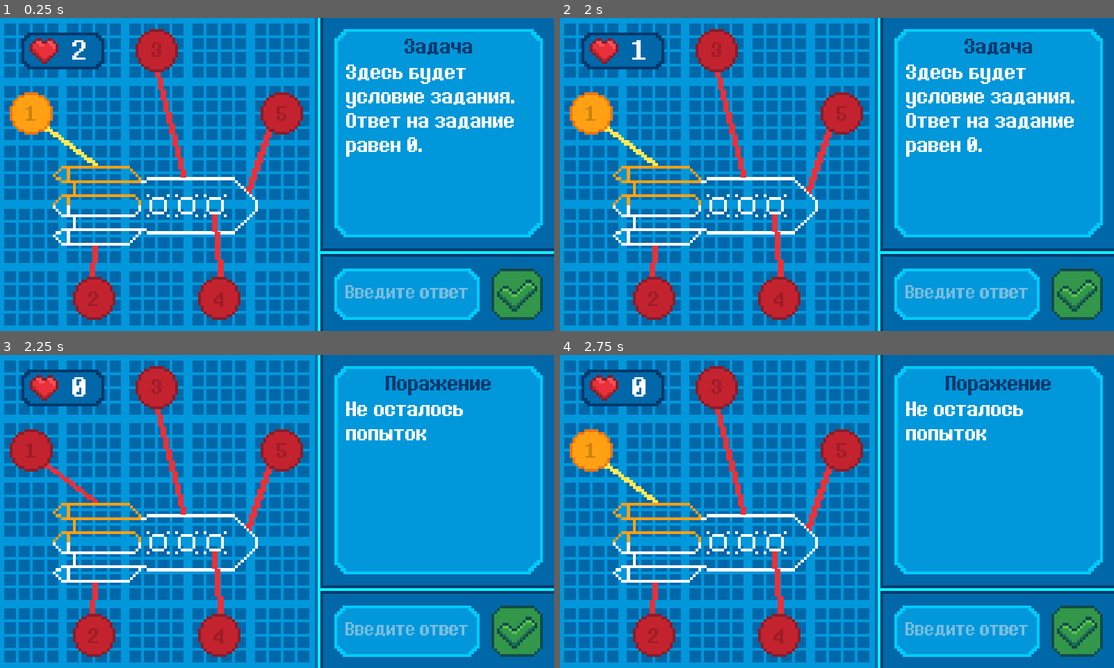
Above: before the commit, frames 1-4 (two rows, left to right).
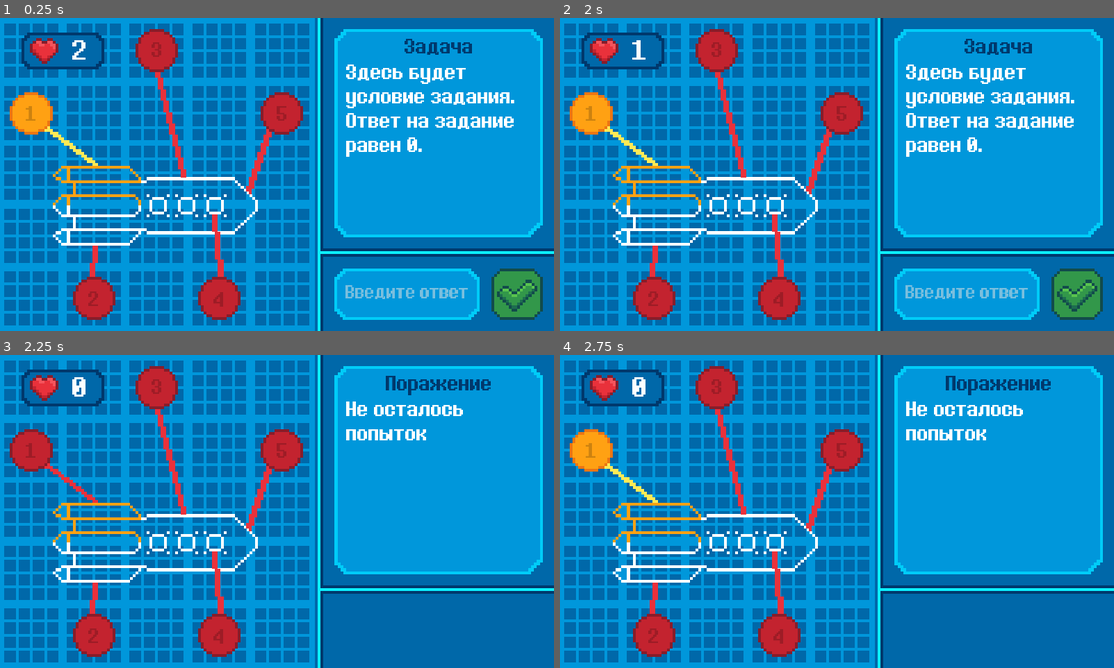
Above: after the commit, the same moments.

Repository: Sc222/rocket-scientist
Game: Godot game, scene res://StageDesign/StageDesign.tscn
Same seed, same stepped clock (60 frames per second), same inputs: the game is played once before the commit and once after it.
Inputs (mouse positions are in pixels of both pictures, inside the frame that each line leads up to):
- Up to frame 1 (0.25 s): no input
- Up to frame 2 (2 s): click (1075, 293) at 0.5 s; move the mouse to (958, 158) at 1.27 s; hold D (player_right) from 1.28 s (still down)
- Up to frame 3 (2.25 s): tap Enter at 2 s; move the mouse to (166, 527) at 2.02 s; release D (player_right) at 2.03 s; hold Down (player_down) from 2.03 s (still down)
- Up to frame 4 (2.75 s): keep holding Down (player_down)

Frames 1-2 are identical in both runs. In frame 3, 5.6% of the frame differs, in the area x 60-98%, y 80-97%; in frame 4, 5.6%.

Commit message:
stage design add go to next stage button

Diff:
--- a/StageDesign/StageDesign.gd
+++ b/StageDesign/StageDesign.gd
@@ -25,6 +25,9 @@
 onready var taskLabel = get_node("TaskContainer/Task")
 onready var hpLabel = get_node("HpText")
 onready var rocket = get_node("rocket")
+onready var answer = get_node("AnswerContainer/Answer")
+onready var answerContainer = get_node("AnswerContainer")
+onready var buttonNextStage = get_node("ButtonNextStage")
 
 
 var tasks_dict = {
@@ -36,6 +39,7 @@
 }
 
 func _ready():
+	buttonNextStage.visible = false
 	UpdateHp(0)
 	GenerateNewTask()
 
@@ -53,12 +57,15 @@
 	hp=hp+changeValue
 	hpLabel.set_text(str(hp))
 	if hp==0:
+		answerContainer.visible = false
 		taskHeaderLabel.set_text(FAILURE)
 		taskLabel.set_text(NO_HP)
 
 func FinishStage():
 	taskHeaderLabel.set_text(WIN)
 	taskLabel.set_text(COMPLETED)
+	answerContainer.visible = false
+	buttonNextStage.visible = true
 	#todo сделать кнопку "следующий этап" и сделать ее видимой
 
 func GenerateNewTask():
@@ -71,7 +78,7 @@
 	taskLabel.set_text(currentTaskText)
 
 func NextTask():
-		get_node("Answer").set_text("")
+		answer.set_text("")
 		get_node("task_"+str(currentTask)).play("complete")
 		get_node("task_"+str(currentTask)+"_line").play("complete")
 		taskLabel.set_text(PROCESSING[currentTask-1])
@@ -104,3 +111,11 @@
 			# todo вычитать попытки
 			print("вычитать попытки")
 			SetError()
+
+
+
+
+func go_to_next_stage():
+	#!!! TODO SAVE CURRENT SCORE TO TEXT FILE OR CREATE GLOBAL SCRIPT!!!
+	# SEE https://godotengine.org/qa/1883/transfering-a-variable-over-to-another-scene
+	get_tree().change_scene("res://StageResources/StageResouces.tscn")
--- a/StageDesign/StageDesign.tscn
+++ b/StageDesign/StageDesign.tscn
@@ -94,6 +94,9 @@
 [ext_resource path="res://assets/stage_design/stage_2_task_4_finished.png" type="Texture" id=92]
 [ext_resource path="res://assets/stage_design/stage_2_task_1_not_finished.png" type="Texture" id=93]
 [ext_resource path="res://assets/stage_design/stage_2_hp_bg.png" type="Texture" id=94]
+[ext_resource path="res://assets/stage_design/btn_next_stage_pressed.png" type="Texture" id=95]
+[ext_resource path="res://assets/stage_design/btn_next_stage.png" type="Texture" id=96]
+[ext_resource path="res://assets/stage_design/btn_next_stage_hover.png" type="Texture" id=97]
 
 [sub_resource type="DynamicFontData" id=1]
 antialiased = false
@@ -371,13 +374,28 @@
 "_edit_use_anchors_": false
 }
 
-[node name="AnswerContainer" type="Sprite" parent="."]
+[node name="ButtonNextStage" type="TextureButton" parent="."]
+margin_left = 655.0
+margin_top = 440.0
+margin_right = 704.0
+margin_bottom = 458.0
+rect_scale = Vector2( 5, 5 )
+texture_normal = ExtResource( 96 )
+texture_pressed = ExtResource( 95 )
+texture_hover = ExtResource( 97 )
+__meta__ = {
+"_edit_use_anchors_": false
+}
+
+[node name="AnswerContainer" type="Node2D" parent="."]
+
+[node name="Bg" type="Sprite" parent="AnswerContainer"]
 position = Vector2( 590, 440 )
 scale = Vector2( 5, 5 )
 texture = ExtResource( 20 )
 centered = false
 
-[node name="Answer" type="LineEdit" parent="."]
+[node name="Answer" type="LineEdit" parent="AnswerContainer"]
 margin_left = 595.0
 margin_top = 458.502
 margin_right = 867.0
@@ -396,7 +414,7 @@
 "_edit_use_anchors_": false
 }
 
-[node name="Apply" type="TextureButton" parent="."]
+[node name="Apply" type="TextureButton" parent="AnswerContainer"]
 margin_left = 865.0
 margin_top = 440.0
 margin_right = 883.0
@@ -556,6 +574,7 @@
 __meta__ = {
 "_edit_use_anchors_": false
 }
-[connection signal="text_changed" from="Answer" to="." method="_on_Answer_text_changed"]
-[connection signal="pressed" from="Apply" to="." method="CheckAnswer"]
+[connection signal="pressed" from="ButtonNextStage" to="." method="go_to_next_stage"]
+[connection signal="text_changed" from="AnswerContainer/Answer" to="." method="_on_Answer_text_changed"]
+[connection signal="pressed" from="AnswerContainer/Apply" to="." method="CheckAnswer"]
 [connection signal="animation_finished" from="rocket" to="." method="_on_rocket_animation_finished"]
--- a/StagePilots/StagePilots.tscn
+++ b/StagePilots/StagePilots.tscn
@@ -78,6 +78,16 @@
 "name": "coolness_50",
 "speed": 40.0
 }, {
+"frames": [ ExtResource( 35 ), ExtResource( 47 ), ExtResource( 53 ), ExtResource( 41 ), ExtResource( 44 ), ExtResource( 45 ), ExtResource( 40 ), ExtResource( 57 ), ExtResource( 54 ), ExtResource( 39 ), ExtResource( 49 ), ExtResource( 61 ), ExtResource( 52 ), ExtResource( 38 ), ExtResource( 50 ), ExtResource( 36 ), ExtResource( 56 ), ExtResource( 37 ), ExtResource( 46 ), ExtResource( 63 ), ExtResource( 59 ), ExtResource( 51 ), ExtResource( 58 ), ExtResource( 43 ), ExtResource( 55 ), ExtResource( 48 ), ExtResource( 60 ), ExtResource( 42 ), ExtResource( 62 ) ],
+"loop": false,
+"name": "coolness_100",
+"speed": 80.0
+}, {
+"frames": [ ExtResource( 35 ), ExtResource( 47 ), ExtResource( 53 ), ExtResource( 41 ), ExtResource( 44 ), ExtResource( 45 ), ExtResource( 40 ), ExtResource( 57 ) ],
+"loop": false,
+"name": "coolness_25",
+"speed": 20.0
+}, {
 "frames": [ ExtResource( 64 ) ],
 "loop": false,
 "name": "coolness_hidden",
@@ -87,23 +97,13 @@
 "loop": false,
 "name": "coolness_75",
 "speed": 60.0
-}, {
-"frames": [ ExtResource( 35 ), ExtResource( 47 ), ExtResource( 53 ), ExtResource( 41 ), ExtResource( 44 ), ExtResource( 45 ), ExtResource( 40 ), ExtResource( 57 ), ExtResource( 54 ), ExtResource( 39 ), ExtResource( 49 ), ExtResource( 61 ), ExtResource( 52 ), ExtResource( 38 ), ExtResource( 50 ), ExtResource( 36 ), ExtResource( 56 ), ExtResource( 37 ), ExtResource( 46 ), ExtResource( 63 ), ExtResource( 59 ), ExtResource( 51 ), ExtResource( 58 ), ExtResource( 43 ), ExtResource( 55 ), ExtResource( 48 ), ExtResource( 60 ), ExtResource( 42 ), ExtResource( 62 ) ],
-"loop": false,
-"name": "coolness_100",
-"speed": 80.0
-}, {
-"frames": [ ExtResource( 35 ), ExtResource( 47 ), ExtResource( 53 ), ExtResource( 41 ), ExtResource( 44 ), ExtResource( 45 ), ExtResource( 40 ), ExtResource( 57 ) ],
-"loop": false,
-"name": "coolness_25",
-"speed": 20.0
 } ]
 
-[sub_resource type="DynamicFont" id=4]
+[sub_resource type="DynamicFont" id=3]
 size = 32
 font_data = ExtResource( 1 )
 
-[sub_resource type="DynamicFont" id=3]
+[sub_resource type="DynamicFont" id=4]
 size = 39
 outline_color = Color( 0.101961, 0.0980392, 0.196078, 1 )
 font_data = ExtResource( 1 )
@@ -118,6 +118,11 @@
 
 [sub_resource type="SpriteFrames" id=8]
 animations = [ {
+"frames": [ ExtResource( 28 ), ExtResource( 25 ) ],
+"loop": false,
+"name": "pilot_10",
+"speed": 20.0
+}, {
 "frames": [ ExtResource( 13 ), ExtResource( 23 ) ],
 "loop": false,
 "name": "pilot_11",
@@ -128,9 +133,34 @@
 "name": "pilot_2",
 "speed": 20.0
 }, {
-"frames": [ ExtResource( 28 ), ExtResource( 25 ) ],
-"loop": false,
-"name": "pilot_10",
+"frames": [ ExtResource( 14 ), ExtResource( 19 ) ],
+"loop": false,
+"name": "pilot_6",
+"speed": 20.0
+}, {
+"frames": [ ExtResource( 31 ), ExtResource( 20 ) ],
+"loop": false,
+"name": "pilot_4",
+"speed": 20.0
+}, {
+"frames": [ ExtResource( 21 ), ExtResource( 22 ) ],
+"loop": false,
+"name": "pilot_7",
+"speed": 20.0
+}, {
+"frames": [ ExtResource( 7 ), ExtResource( 6 ) ],
+"loop": false,
+"name": "pilot_1",
+"speed": 20.0
+}, {
+"frames": [ ExtResource( 16 ), ExtResource( 12 ) ],
+"loop": false,
+"name": "pilot_5",
+"speed": 20.0
+}, {
+"frames": [ ExtResource( 18 ), ExtResource( 17 ) ],
+"loop": false,
+"name": "pilot_12",
 "speed": 20.0
 }, {
 "frames": [ ExtResource( 26 ), ExtResource( 33 ) ],
@@ -138,21 +168,6 @@
 "name": "pilot_8",
 "speed": 20.0
 }, {
-"frames": [ ExtResource( 18 ), ExtResource( 17 ) ],
-"loop": false,
-"name": "pilot_12",
-"speed": 20.0
-}, {
-"frames": [ ExtResource( 16 ), ExtResource( 12 ) ],
-"loop": false,
-"name": "pilot_5",
-"speed": 20.0
-}, {
-"frames": [ ExtResource( 14 ), ExtResource( 19 ) ],
-"loop": false,
-"name": "pilot_6",
-"speed": 20.0
-}, {
 "frames": [ ExtResource( 32 ), ExtResource( 29 ) ],
 "loop": false,
 "name": "pilot_9",
@@ -161,21 +176,6 @@
 "frames": [ ExtResource( 24 ), ExtResource( 15 ) ],
 "loop": false,
 "name": "pilot_3",
-"speed": 20.0
-}, {
-"frames": [ ExtResource( 21 ), ExtResource( 22 ) ],
-"loop": false,
-"name": "pilot_7",
-"speed": 20.0
-}, {
-"frames": [ ExtResource( 31 ), ExtResource( 20 ) ],
-"loop": false,
-"name": "pilot_4",
-"speed": 20.0
-}, {
-"frames": [ ExtResource( 7 ), ExtResource( 6 ) ],
-"loop": false,
-"name": "pilot_1",
 "speed": 20.0
 } ]
 
Not shown: 1 places in StageDesign/StageDesign.tscn that only renumber resources
Not shown: 5 places in StagePilots/StagePilots.tscn that only renumber resources
Binary file added: assets/stage_design/btn_next_stage.png
Not shown, added: assets/stage_design/btn_next_stage.png.import
Binary file added: assets/stage_design/btn_next_stage_hover.png
Not shown, added: assets/stage_design/btn_next_stage_hover.png.import
Binary file added: assets/stage_design/btn_next_stage_pressed.png
Not shown, added: assets/stage_design/btn_next_stage_pressed.png.import
